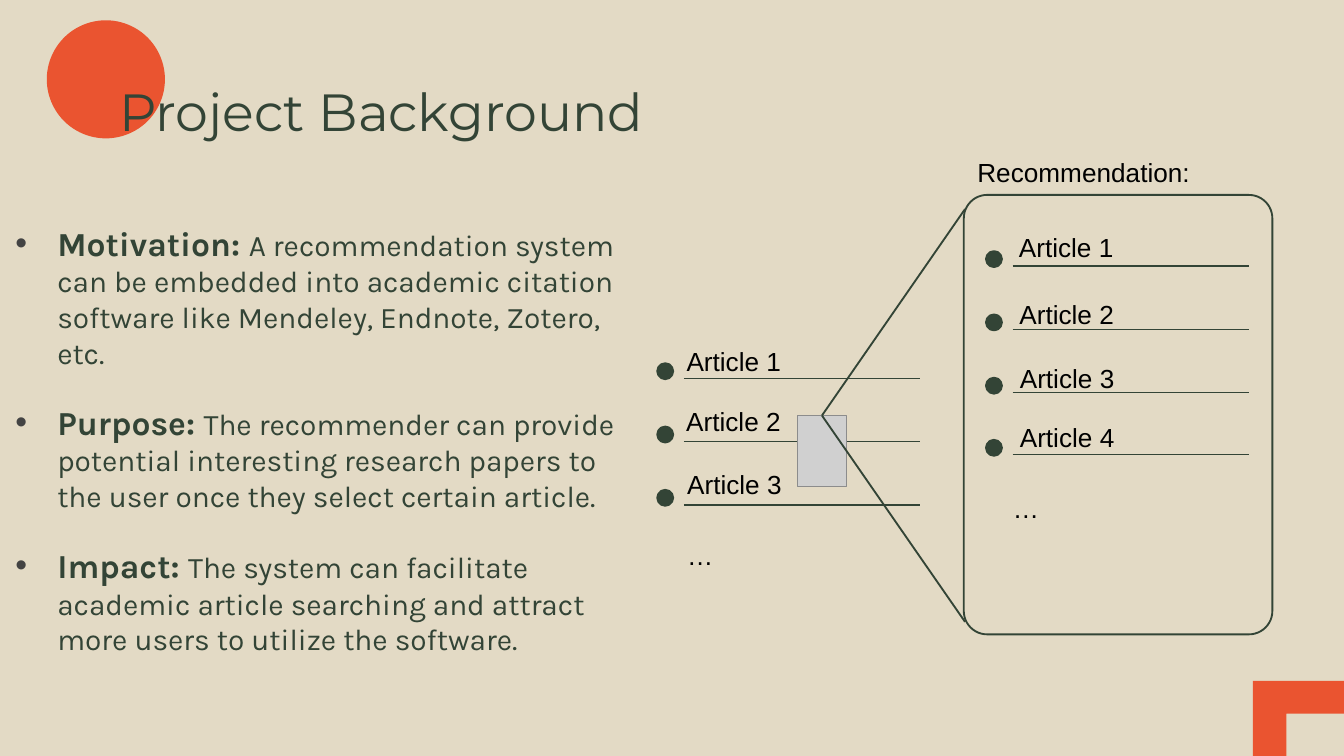
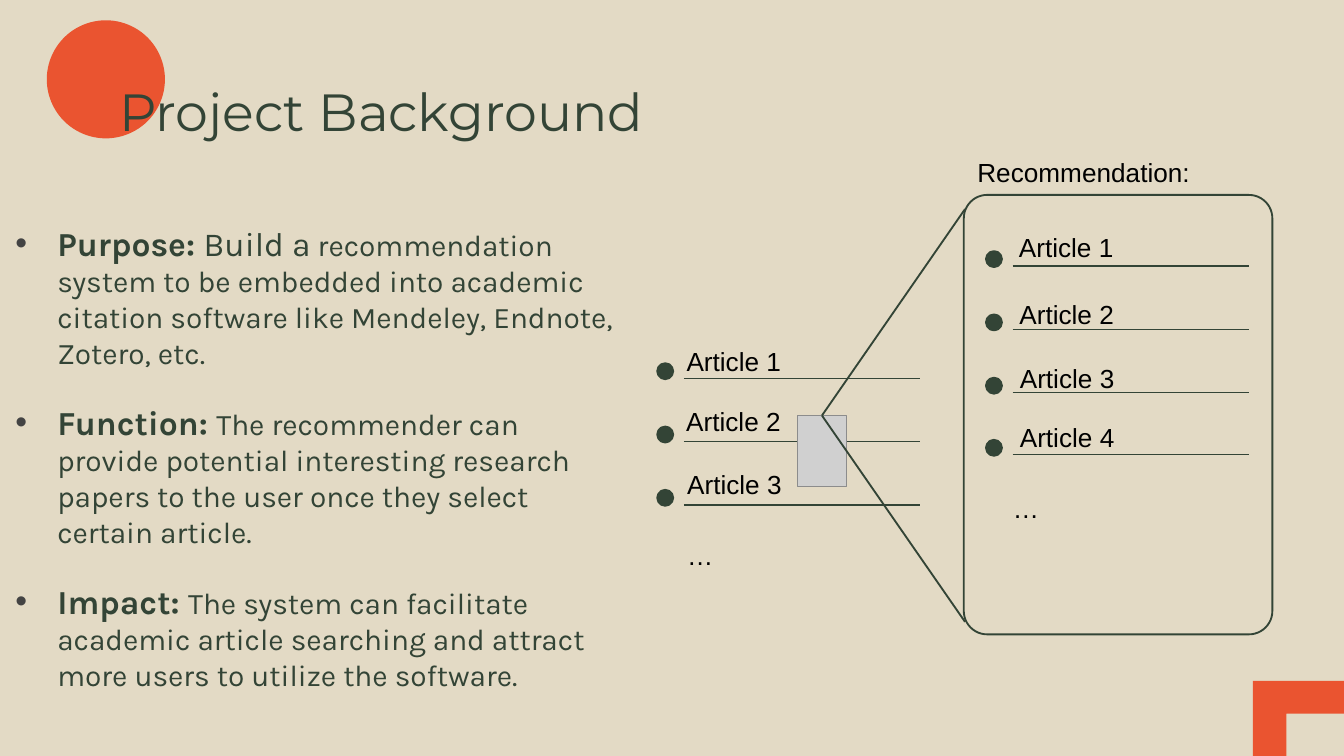
Before and after one commit to suz2/MetisNLP, a slide deck: slide 2 of ResearchArticleRecommendation.pptx. Drawn at 1344x756 pixels with LibreOffice and Linux fonts; fonts in the diff are those of the drawing; grey boxes stand for pictures; background and template pictures are left out. Boxes give left, top, right and bottom in pixels: in the first picture for what was removed or moved away, otherwise in the second. Text is boxed around its words. In the diff, an @@ line names an element or a change of style, - is before the commit and + after.

```diff
--- a/ResearchArticleRecommendation.pptx
+++ b/ResearchArticleRecommendation.pptx
@@ text at [57, 233, 612, 544]: text changed @@
-• Motivation: A recommendation system can be embedded into academic citation software like Mendeley, Endnote, Zotero, etc.
-• Purpose: The recommender can provide potential interesting research papers to the user once they select certain article.
+• Purpose: Build a recommendation system to be embedded into academic citation software like Mendeley, Endnote, Zotero, etc.
+• Function: The recommender can provide potential interesting research papers to the user once they select certain article.
```
Also in this commit, not shown: 4 other slides changed.
